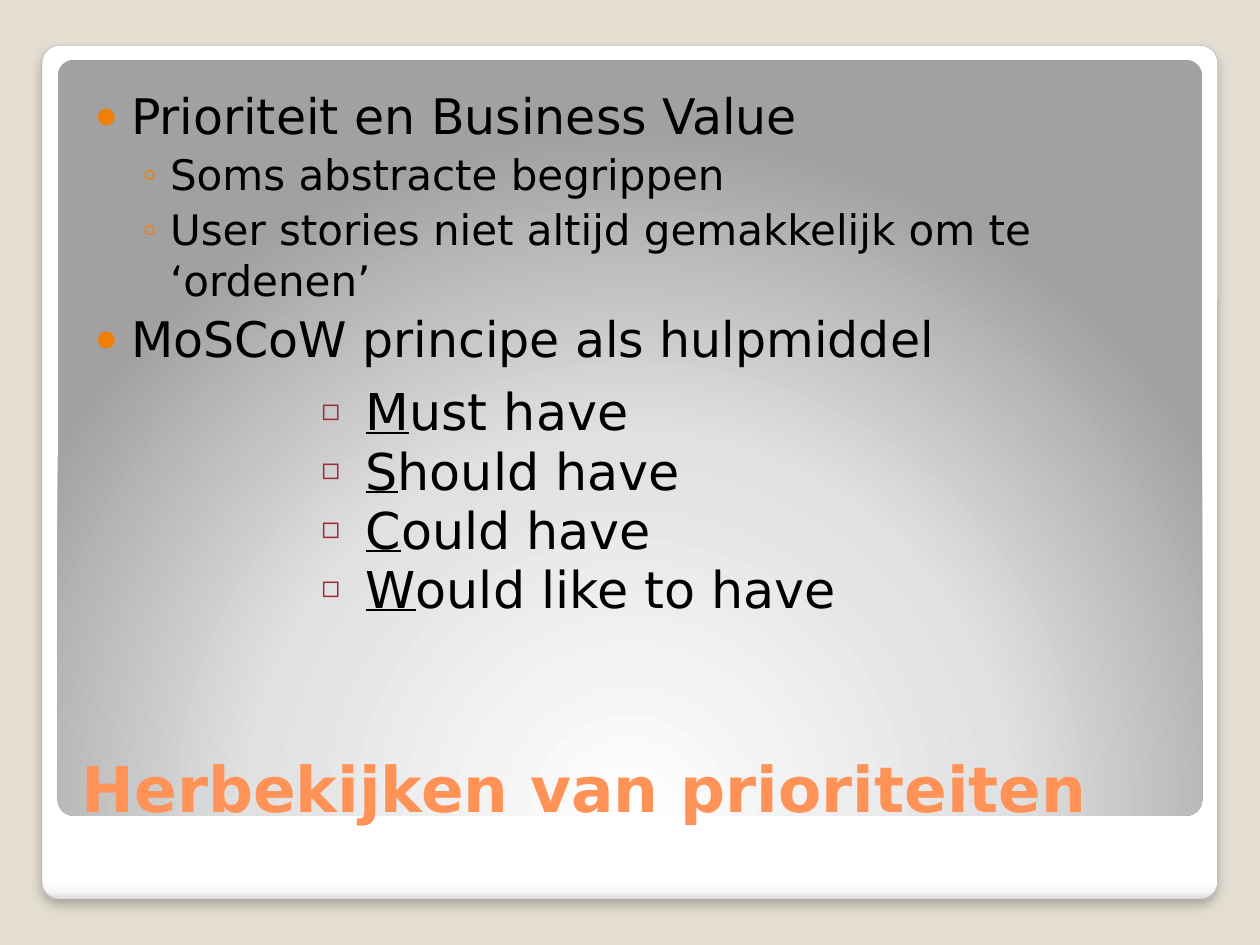
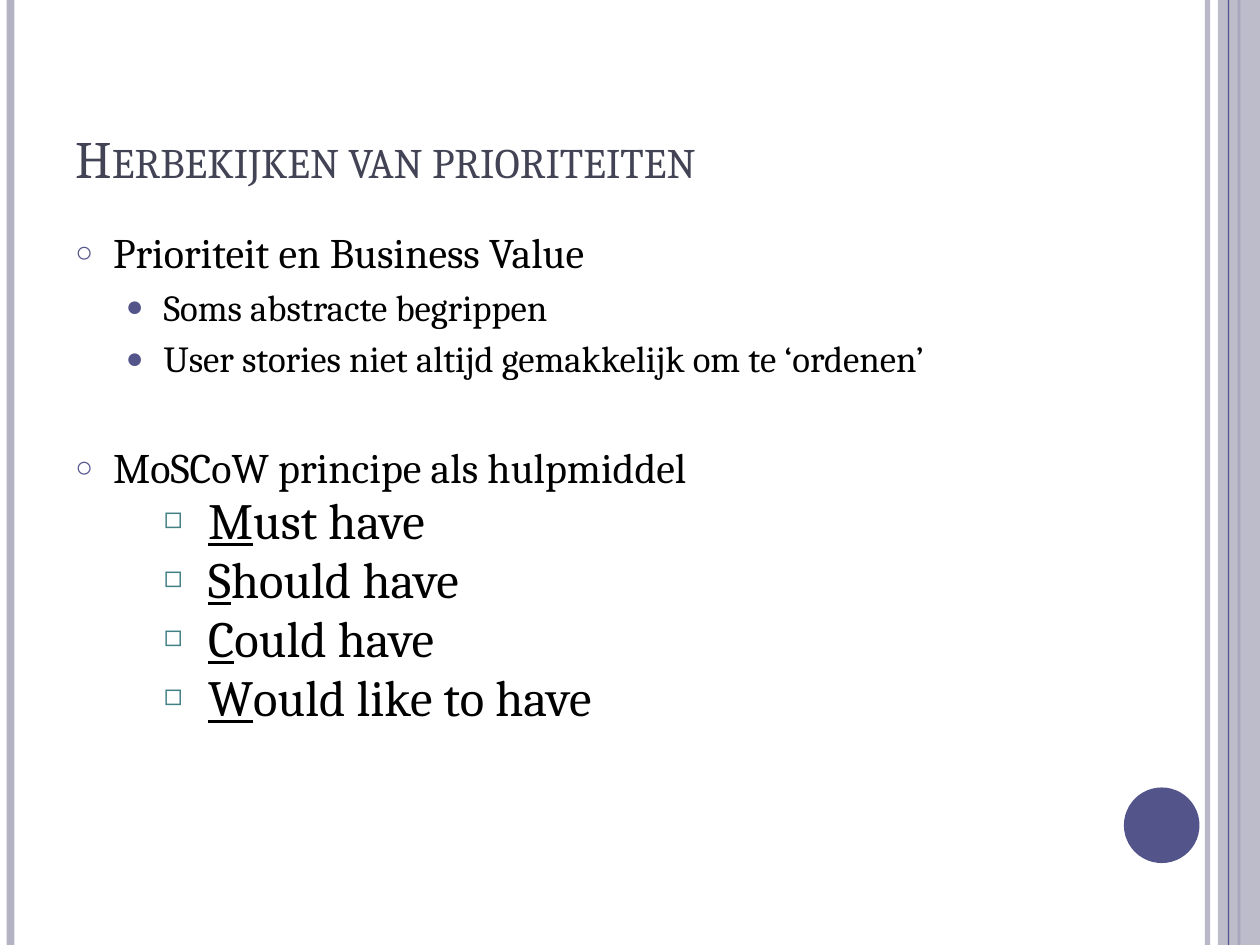
Before and after one commit to michelgrootjans/dkvlessonslearned, a slide deck: slide 30 of slides/Management Session/Lessons Learned.pptx (slide 19 before the commit). Drawn at 1260x945 pixels with LibreOffice and Linux fonts; fonts in the diff are those of the drawing. Boxes give left, top, right and bottom in pixels: in the first picture for what was removed or moved away, otherwise in the second. Text is boxed around its words. In the diff, an @@ line names an element or a change of style, - is before the commit and + after.

```diff
--- a/slides/Management Session/Lessons Learned.pptx
+++ b/slides/Management Session/Lessons Learned.pptx
@@ background #E3DED1 to #FFFFFF @@
@@ line added from (10, 0) to (10, 945), #B3B4C4 4.5 pt @@
@@ line added from (1207, 0) to (1207, 945), #B3B4C4 3 pt @@
@@ rectangle added at bbox=[1218, 0, 1260, 945], fill #B3B4C4 at 87% opacity @@
@@ line added from (1228, 0) to (1228, 945), #53548A 0.75 pt @@
@@ line added from (1239, 0) to (1239, 945), #53548A 1.5 pt @@
@@ rounded rectangle removed at bbox=[42, 45, 1217, 900] @@
@@ rounded rectangle removed at bbox=[58, 59, 1202, 815] @@
@@ title "Herbekijken van prioriteiten": place and size @@
-title "Herbekijken van prioriteiten" at bbox=[82, 761, 1087, 825]
+title "Herbekijken van prioriteiten" at bbox=[348, 149, 696, 179]
@@ title "Herbekijken van prioriteiten" at bbox=[348, 149, 696, 179]: size 36 to 30 pt, font DejaVu Sans to Cambria, text colour #FF9258 to #424456, bold off, small capitals on @@
@@ text "Prioriteit en Business Value": place and size @@
-text "Prioriteit en Business Value" at bbox=[131, 96, 1031, 367]
+text "Prioriteit en Business Value" at bbox=[113, 239, 923, 492]
@@ text "Prioriteit en Business Value" at bbox=[113, 239, 923, 492]: size 28 to 24 pt in "Prioriteit en Business Value", "MoSCoW principe als hulpmiddel"; font DejaVu Sans to Cambria; size 24 to 21 pt in "Soms abstracte begrippen", "User stories niet altijd gemakkelijk om te ..."; bullet ● to ○; more space between paragraphs; bullet colour #F07F09 to #53548A; bullet ◦ to ● @@
@@ font DejaVu Sans to Cambria; bullet colour #9F2936 to #438086 in 4 elements at bbox=[208, 680, 591, 723], bbox=[208, 503, 424, 546], bbox=[208, 562, 459, 605], bbox=[208, 621, 434, 664] @@
@@ 3 texts: place and size @@
-3 texts at bbox=[366, 391, 679, 552]
+3 texts at bbox=[208, 503, 459, 664]
@@ text "Would like to have": place and size @@
-text "Would like to have" at bbox=[366, 569, 835, 611]
+text "Would like to have" at bbox=[208, 680, 591, 723]
@@ ellipse added at bbox=[1124, 788, 1200, 863], fill #53548A @@
```
Also in this commit, not shown: 32 other slides changed, 18 slides added, 4 slides removed.
